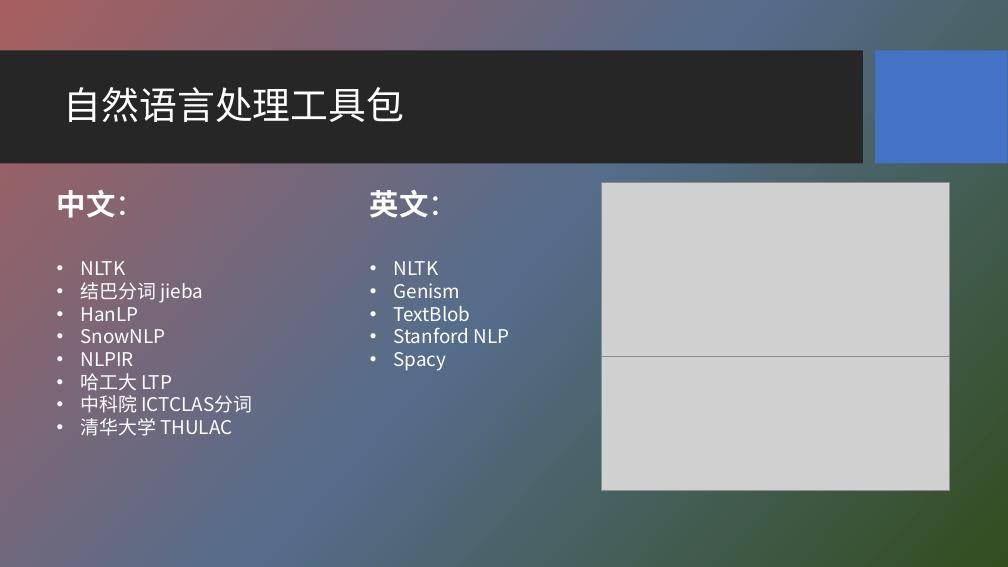
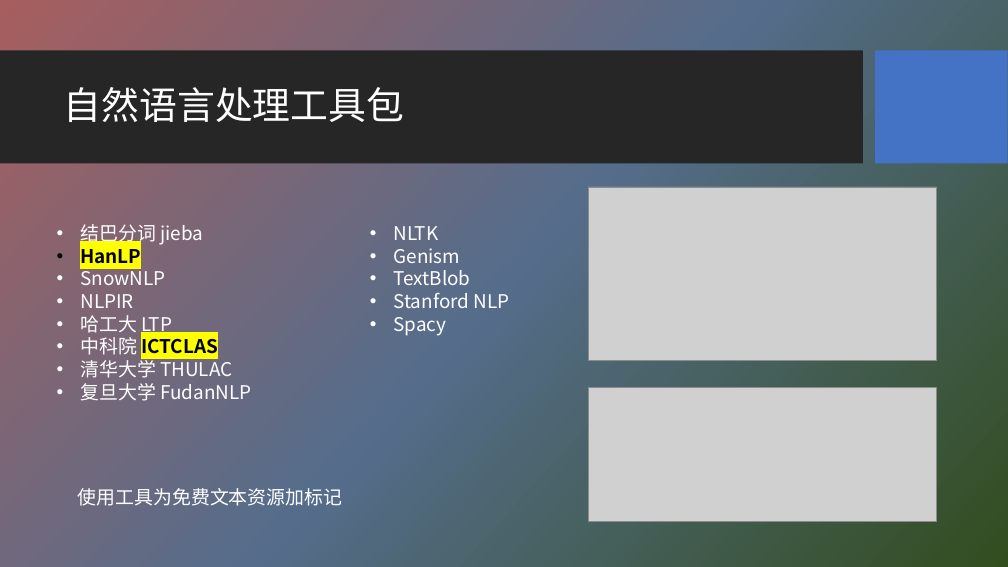
Before and after one commit to HBU/NLP_PPT, a slide deck: slide 7 of PPT-2020/ch02 语料库与词汇知识库.pptx (slide 5 before the commit). Drawn at 1008x567 pixels with LibreOffice and Linux fonts; fonts in the diff are those of the drawing; grey boxes stand for pictures; background and template pictures are left out. Boxes give left, top, right and bottom in pixels: in the first picture for what was removed or moved away, otherwise in the second. Text is boxed around its words. In the diff, an @@ line names an element or a change of style, - is before the commit and + after.

```diff
--- a/PPT-2020/ch02 语料库与词汇知识库.pptx
+++ b/PPT-2020/ch02 语料库与词汇知识库.pptx
@@ text at (57, 190, 145, 275): paragraphs removed @@
-中文：
-• NLTK
@@ text at (370, 190, 458, 218): paragraph removed @@
-英文：
@@ picture: place and size @@
-picture at (601, 183, 950, 357)
+picture at (588, 187, 937, 361)
@@ text at (80, 249, 141, 264): text colour #FFFFFF to #000000, highlight none to #FFFF00, bold on in "HanLP" @@
@@ text at (80, 337, 218, 355): text changed; text colour #FFFFFF to #000000; bold on @@
-• 中科院 ICTCLAS分词
+• 中科院 ICTCLAS
@@ text at (80, 383, 251, 401): paragraph added @@
+• 复旦大学 FudanNLP
@@ picture: place and size @@
-picture at (601, 357, 950, 491)
+picture at (588, 388, 937, 522)
@@ text added at (78, 488, 343, 506), 18 pt, text #FFFFFF @@
+使用工具为免费文本资源加标记
```
Also in this commit, not shown: 8 other slides changed, 3 slides added, 1 slide removed, 1 other file.
